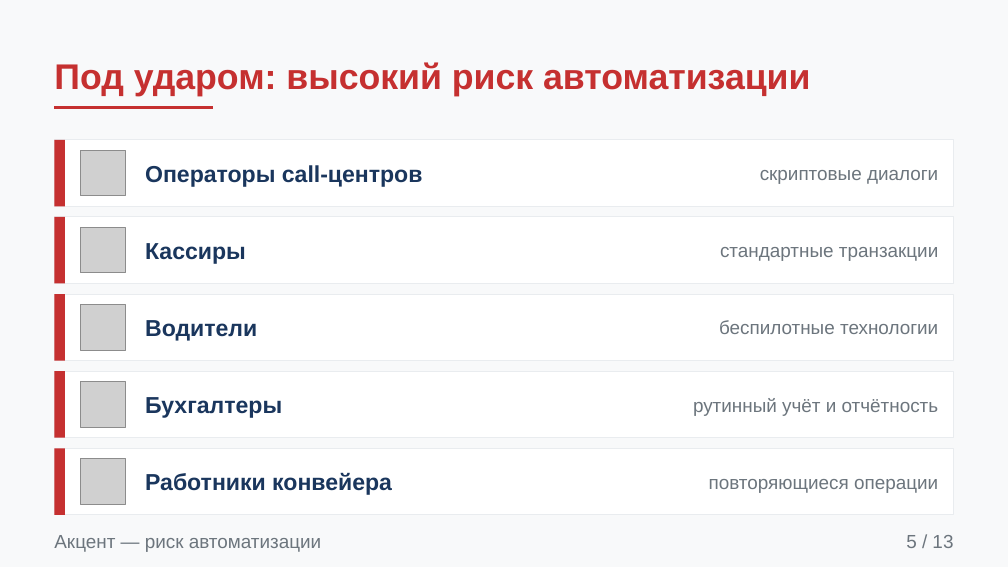
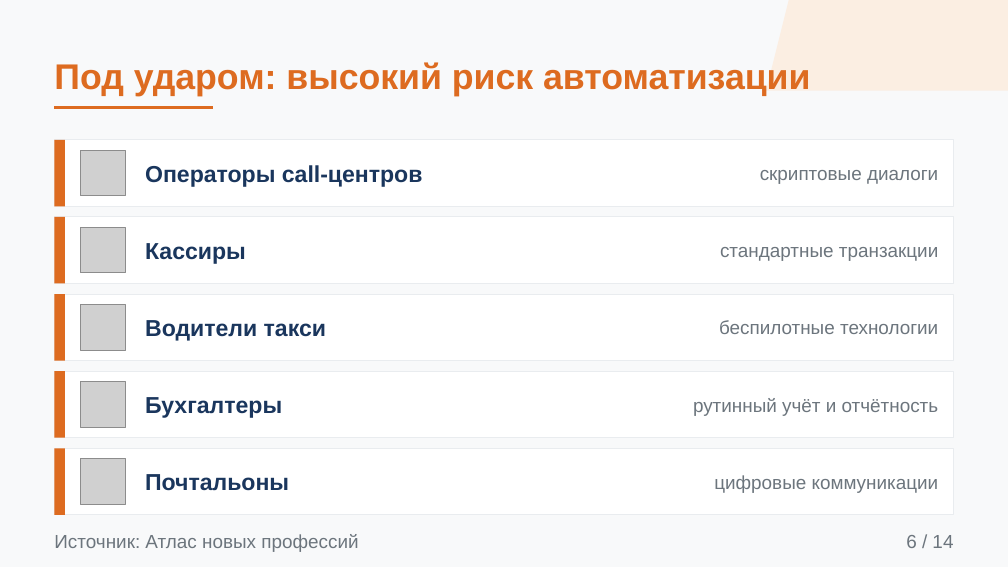
Before and after one commit to Pavel1778/Presentation-version2, a slide deck: slide 6 of future-of-work.pptx (slide 5 before the commit). Drawn at 1008x567 pixels with LibreOffice and Linux fonts; fonts in the diff are those of the drawing; grey boxes stand for pictures. Boxes give left, top, right and bottom in pixels: in the first picture for what was removed or moved away, otherwise in the second. Text is boxed around its words. In the diff, an @@ line names an element or a change of style, - is before the commit and + after.

Commit message:
Rework deck: new author, two-colour palette, patterned backgrounds
- Author set to Kobzev Timoy (IS-24)
- Palette reduced to navy + orange (colour now carries meaning)
- Hook slide added after the cover; deck is 14 slides
- Patterned backgrounds (dot grids, halftones, corner arcs, ribbons)
  and an isotype waffle infographic
- Sources switched to Russian-language editions

```diff
--- a/future-of-work.pptx
+++ b/future-of-work.pptx
@@ parallelogram added at (766,0,1008,91), fill #FBEEE2 @@
@@ text "Под ударом: высокий риск автоматизации" at (54,62,810,97): text colour #C53030 to #DD6B20 @@
@@ line (54, 107) - (213, 107): stroke #C53030 3 pt to #DD6B20 3 pt @@
@@ text at (145,320,326,341): text changed @@
-Водители
+Водители такси
@@ fill #C53030 to #DD6B20 in 5 elements at (54,140,65,206), (54,217,65,284), (54,294,65,361), (54,371,65,438), (54,448,65,515) @@
@@ text at (145,474,289,491): text changed @@
-Работники конвейера
+Почтальоны
@@ text at (714,475,939,493): text changed @@
-повторяющиеся операции
+цифровые коммуникации
@@ text at (54,534,358,552): text changed @@
-Акцент — риск автоматизации
+Источник: Атлас новых профессий
@@ text at (906,535,953,548): text changed @@
-5 / 13
+6 / 14
```
Also in this commit, not shown: 10 other slides changed, 3 slides added, 2 slides removed, 6 other files.
